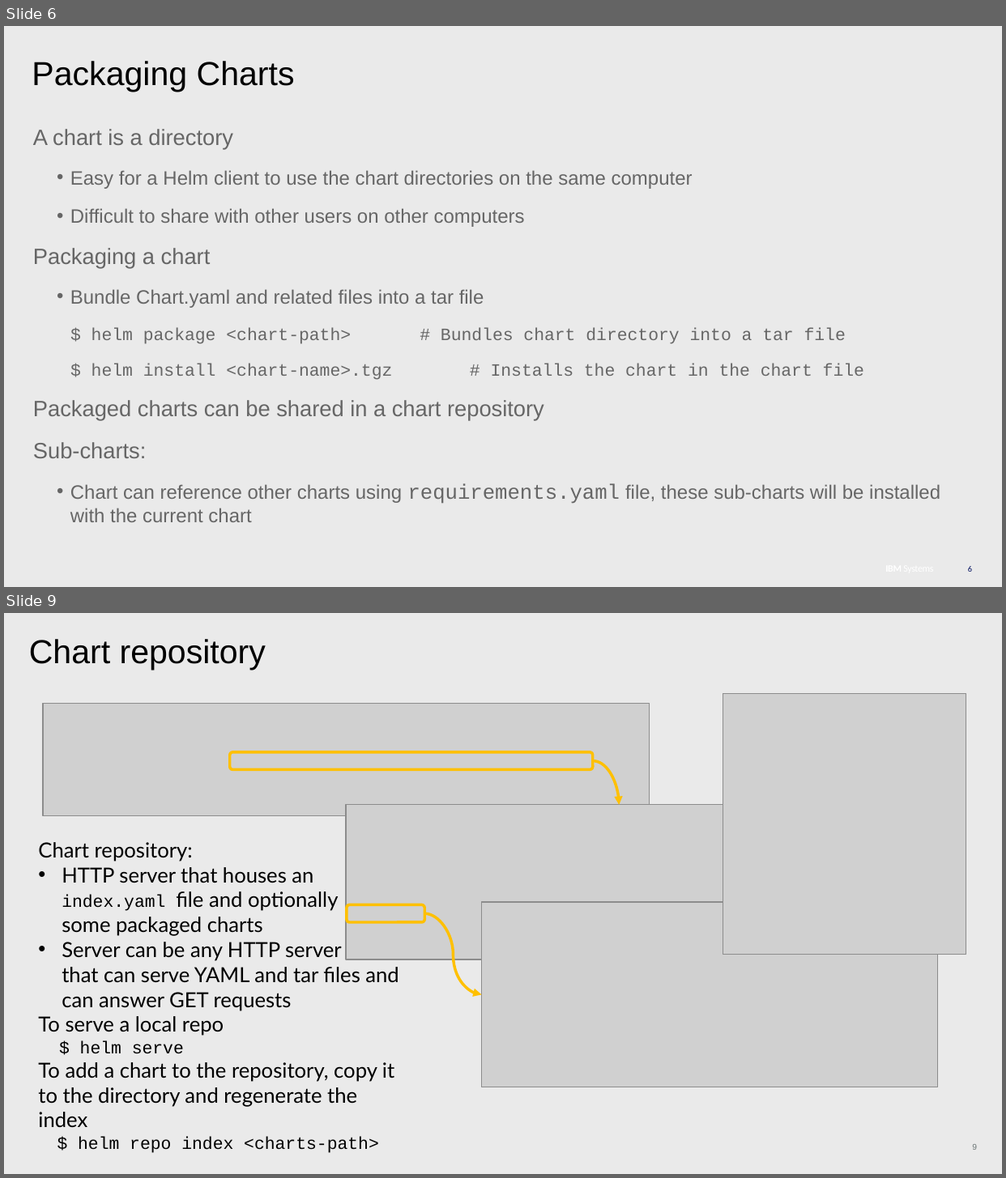
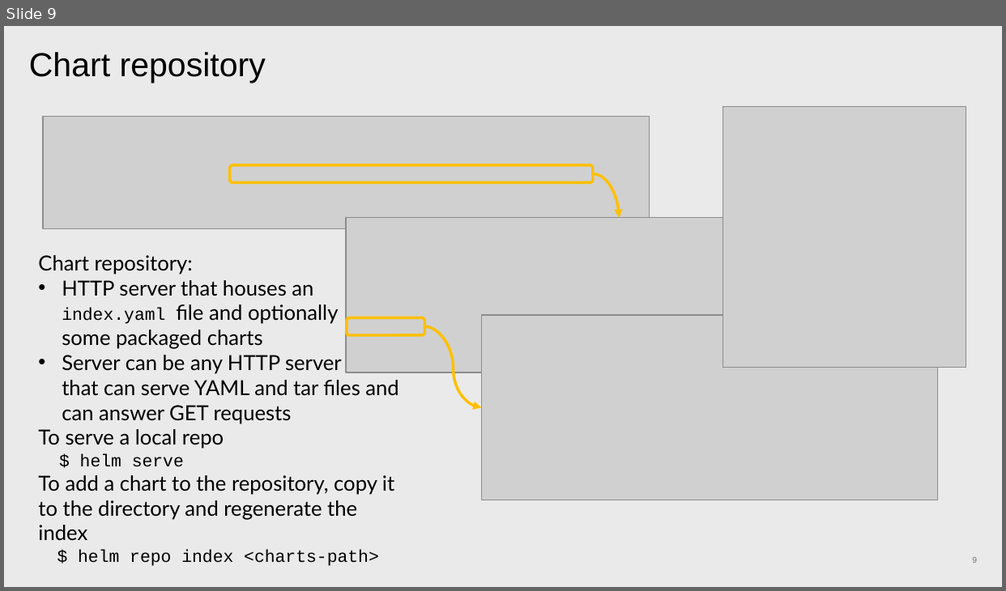
Before and after one commit to patrocinio/cloud-private-bootcamp, a slide deck: Units_development/Helm basics_AWG.pptx. Shown one above the other, each under a label of ours: slides 6 and 9 before the commit, slide 9 after it; the slides between them are not shown. The pictures are 1006x1178 and 1006x591 pixels, drawn with LibreOffice and Linux fonts; fonts in the diff are those of the drawing; grey boxes stand for pictures. Boxes give left, top, right and bottom in pixels: in the first picture for what was removed or moved away, otherwise in the second. Text is boxed around its words. In the diff, an @@ line names an element or a change of style, - is before the commit and + after.

```diff
--- a/Units_development/Helm basics_AWG.pptx
+++ b/Units_development/Helm basics_AWG.pptx
@@ slide 6 removed at box(4, 26, 1002, 587), background #EAEAEA @@
@@ title removed at box(32, 61, 295, 92) @@
-Packaging Charts
@@ text removed at box(33, 129, 940, 523) @@
-A chart is a directory
-  • Easy for a Helm client to use the chart directories on the same computer
-  • Difficult to share with other users on other computers
-Packaging a chart
-  • Bundle Chart.yaml and related files into a tar file
-    $ helm package <chart-path> # Bundles chart directory into a tar file
-    $ helm install <chart-name>.tgz # Installs the chart in the chart file
-Packaged charts can be shared in a chart repository
-Sub-charts:
-  • Chart can reference other charts using requirements.yaml file, these sub-charts will be installed with the current chart
@@ page number removed at box(968, 566, 972, 572) @@
-6
```
Also in this commit, not shown: 5 slides changed, 5 slides added, 3 other slides removed.
